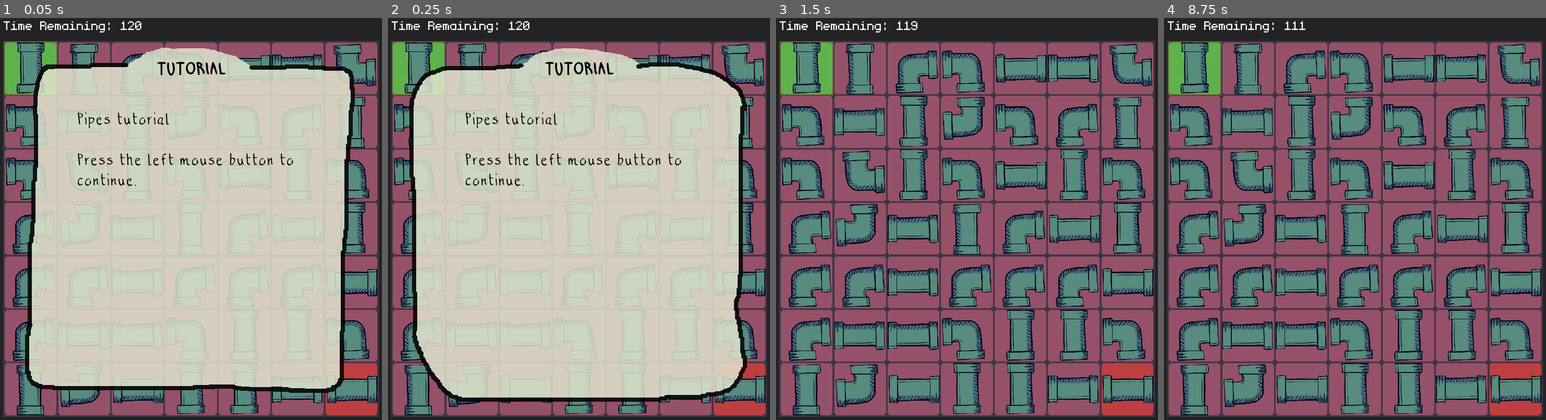
Above: before the commit, frames 1-4 (left to right).
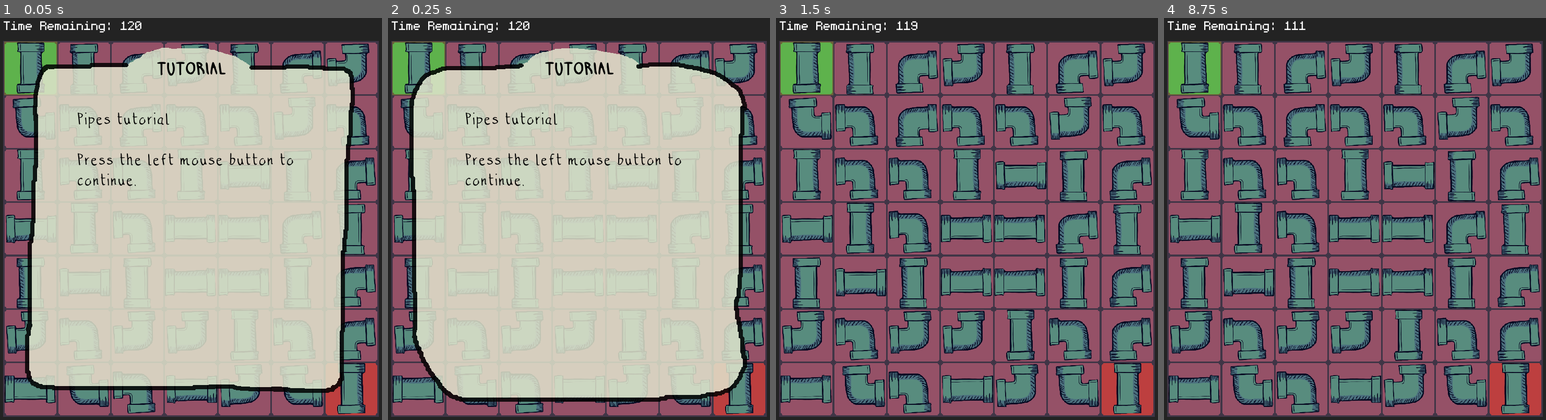
Above: after the commit, the same moments.

Repository: alessandrobason/ASGJam
Game: Godot game, scene res://Scenes/Pipes.tscn
Same seed, same stepped clock (60 frames per second), same inputs: the game is played once before the commit and once after it. The project has no main scene, so this scene is started directly.
Inputs (mouse positions are in pixels of both pictures, inside the frame that each line leads up to):
- Up to frame 1 (0.05 s): no input
- Up to frame 2 (0.25 s): no input
- Up to frame 3 (1.5 s): move the mouse to (1058, 198) at 0.52 s; click (1058, 198) at 0.6 s; tap Enter at 1.25 s; move the mouse to (882, 239) at 1.27 s; click (882, 239) at 1.35 s
- Up to frame 4 (8.75 s): tap Space (space_bar) at 2, 3.5, 4.35, 5 s; move the mouse to (1397, 126) at 2.02 s; hold Space (space_bar) 2.03-2.78 s; click (1397, 126) at 2.3 s; tap Enter at 2.75, 4.25 s; move the mouse to (1335, 303) at 2.77 s; click (1335, 303) at 2.85 s; move the mouse to (1481, 279) at 3.52 s; click (1481, 279) at 3.6 s; move the mouse to (1228, 154) at 4.27 s; click (1228, 154) at 4.55 s; move the mouse to (1374, 219) at 5.02 s; click (1374, 219) at 5.1 s; move the mouse to (1293, 114) at 5.77 s; click (1293, 114) at 5.85 s; move the mouse to (1446, 198) at 6.52 s; hold Space (space_bar) 6.53-7.28 s; click (1446, 198) at 6.8 s; move the mouse to (1270, 239) at 7.27 s; click (1270, 239) at 7.35 s; move the mouse to (1397, 126) at 8.02 s; click (1397, 126) at 8.1 s

The runs differ from the first frame. In frame 1, 9.1% of the frame differs, in the area x 1-99%, y 6-99%; in frame 2, 7.2%; in frame 3, 36%; in frame 4, 36%.

Commit message:
added ending screens

Diff:
--- /dev/null
+++ b/game/Assets/Fonts/artbook_text.tres
@@ -0,0 +1,7 @@
+[gd_resource type="DynamicFont" load_steps=2 format=2]
+
+[ext_resource path="res://Assets/Fonts/Artbook-Regular.ttf" type="DynamicFontData" id=1]
+
+[resource]
+size = 48
+font_data = ExtResource( 1 )
--- /dev/null
+++ b/game/Assets/Fonts/artbook_title.tres
@@ -0,0 +1,8 @@
+[gd_resource type="DynamicFont" load_steps=2 format=2]
+
+[ext_resource path="res://Assets/Fonts/Artbook-Regular.ttf" type="DynamicFontData" id=1]
+
+[resource]
+size = 48
+outline_size = 1
+font_data = ExtResource( 1 )
--- a/game/Scenes/Capture.tscn
+++ b/game/Scenes/Capture.tscn
@@ -13,6 +13,7 @@
 [ext_resource path="res://Scenes/DavePreFab/co2_molecule.tscn" type="PackedScene" id=11]
 [ext_resource path="res://Scripts/Capture/balls.gd" type="Script" id=12]
 [ext_resource path="res://Scenes/DavePreFab/tutorial.tscn" type="PackedScene" id=13]
+[ext_resource path="res://Scenes/DavePreFab/ending.tscn" type="PackedScene" id=14]
 
 [sub_resource type="RectangleShape2D" id=2]
 extents = Vector2( 700, 700 )
@@ -209,4 +210,6 @@
 
 Press the left mouse button to continue."
 
+[node name="ending" parent="." instance=ExtResource( 14 )]
+
 [connection signal="body_exited" from="playable_area" to="playable_area" method="_on_playable_area_body_exited"]
--- /dev/null
+++ b/game/Scenes/DavePreFab/ending.tscn
@@ -0,0 +1,57 @@
+[gd_scene load_steps=5 format=2]
+
+[ext_resource path="res://Assets/Textures/ending.png" type="Texture" id=1]
+[ext_resource path="res://Scripts/ending.gd" type="Script" id=2]
+[ext_resource path="res://Assets/Fonts/artbook_text.tres" type="DynamicFont" id=3]
+[ext_resource path="res://Assets/Fonts/artbook_title.tres" type="DynamicFont" id=4]
+
+[node name="ending" type="Control"]
+pause_mode = 2
+margin_left = 98.0
+margin_top = 155.0
+margin_right = 138.0
+margin_bottom = 195.0
+script = ExtResource( 2 )
+__meta__ = {
+"_edit_group_": true,
+"_edit_use_anchors_": false
+}
+success_text = "Success
+
+Press the escape button to return to the main menu"
+failure_text = "Failure
+
+Press the escape mouse button to return to the main menu"
+
+[node name="Sprite" type="Sprite" parent="."]
+modulate = Color( 1, 1, 1, 0.847059 )
+texture = ExtResource( 1 )
+centered = false
+hframes = 4
+
+[node name="Title" type="Label" parent="."]
+margin_left = 325.417
+margin_top = 124.611
+margin_right = 458.417
+margin_bottom = 171.611
+custom_fonts/font = ExtResource( 4 )
+text = "Finished"
+align = 1
+valign = 1
+__meta__ = {
+"_edit_use_anchors_": false
+}
+
+[node name="inner_text" type="Label" parent="."]
+margin_left = 179.0
+margin_top = 211.0
+margin_right = 628.0
+margin_bottom = 460.0
+custom_fonts/font = ExtResource( 3 )
+text = "Failure
+
+Press the escape mouse button to return to the main menu"
+autowrap = true
+__meta__ = {
+"_edit_use_anchors_": false
+}
--- a/game/Scenes/DavePreFab/tutorial.tscn
+++ b/game/Scenes/DavePreFab/tutorial.tscn
@@ -1,17 +1,9 @@
-[gd_scene load_steps=6 format=2]
+[gd_scene load_steps=5 format=2]
 
 [ext_resource path="res://Assets/Textures/tutorial.png" type="Texture" id=1]
-[ext_resource path="res://Assets/Fonts/Artbook-Regular.ttf" type="DynamicFontData" id=2]
+[ext_resource path="res://Assets/Fonts/artbook_text.tres" type="DynamicFont" id=2]
 [ext_resource path="res://Scripts/tutorial.gd" type="Script" id=3]
-
-[sub_resource type="DynamicFont" id=1]
-size = 48
-outline_size = 1
-font_data = ExtResource( 2 )
-
-[sub_resource type="DynamicFont" id=2]
-size = 48
-font_data = ExtResource( 2 )
+[ext_resource path="res://Assets/Fonts/artbook_title.tres" type="DynamicFont" id=4]
 
 [node name="tutorial" type="Control"]
 pause_mode = 2
@@ -35,7 +27,7 @@
 margin_top = 88.199
 margin_right = 585.941
 margin_bottom = 135.199
-custom_fonts/font = SubResource( 1 )
+custom_fonts/font = ExtResource( 4 )
 text = "TUTORIAL"
 align = 1
 valign = 1
@@ -49,7 +41,7 @@
 margin_top = 207.0
 margin_right = 772.0
 margin_bottom = 751.0
-custom_fonts/font = SubResource( 2 )
+custom_fonts/font = ExtResource( 2 )
 autowrap = true
 __meta__ = {
 "_edit_use_anchors_": false
--- a/game/Scenes/Funnel.tscn
+++ b/game/Scenes/Funnel.tscn
@@ -7,6 +7,7 @@
 [ext_resource path="res://Assets/Fonts/monogram.tres" type="DynamicFont" id=5]
 [ext_resource path="res://Assets/Textures/background_furnace.png" type="Texture" id=6]
 [ext_resource path="res://Scenes/DavePreFab/tutorial.tscn" type="PackedScene" id=7]
+[ext_resource path="res://Scenes/DavePreFab/ending.tscn" type="PackedScene" id=8]
 
 [sub_resource type="RectangleShape2D" id=1]
 extents = Vector2( 24.7097, 129.242 )
@@ -93,4 +94,6 @@
 
 Press the left mouse button to continue"
 
+[node name="ending" parent="." instance=ExtResource( 8 )]
+
 [connection signal="body_entered" from="Control/Funnel" to="." method="_on_Funnel_body_entered"]
--- a/game/Scenes/Pipes.tscn
+++ b/game/Scenes/Pipes.tscn
@@ -7,6 +7,7 @@
 [ext_resource path="res://Scripts/pipes/Pipes.gd" type="Script" id=5]
 [ext_resource path="res://Assets/Fonts/monogram.tres" type="DynamicFont" id=6]
 [ext_resource path="res://Scenes/DavePreFab/tutorial.tscn" type="PackedScene" id=7]
+[ext_resource path="res://Scenes/DavePreFab/ending.tscn" type="PackedScene" id=8]
 
 [sub_resource type="TileSet" id=1]
 0/name = "pipe_drawn.png 0"
@@ -74,3 +75,5 @@
 tutorial_text = "Pipes tutorial
 
 Press the left mouse button to continue."
+
+[node name="ending" parent="." instance=ExtResource( 8 )]
--- a/game/Scripts/Capture/Capture.gd
+++ b/game/Scripts/Capture/Capture.gd
@@ -5,18 +5,19 @@
 
 onready var score_text = $VBoxContainer/score
 onready var time_text = $VBoxContainer/time
+onready var ending = $ending
 
 func _process(delta):
 	time -= delta
 	if time <= 0:
-		print("game finished")
+		ending.open(false)
 	update_text()
 
 func _on_Collected():
 	print("collected")
 	count -= 1
 	if count == 0:
-		print("YESS")
+		ending.open(true)
 
 func update_text():
 	time_text.text = "Time %d" % time
--- /dev/null
+++ b/game/Scripts/ending.gd
@@ -0,0 +1,56 @@
+tool
+extends Control
+
+export(String, MULTILINE) var success_text setget set_success_text
+export(String, MULTILINE) var failure_text setget set_failure_text
+
+onready var spr = $Sprite
+
+const frame_time := 0.2
+var cur_time := 0.0
+const num_frame := 4
+var cur_frame := 0
+
+func _ready():
+	if not Engine.editor_hint:
+		visible = false
+
+#	if not Engine.editor_hint:
+#		open(false)
+
+func _process(delta):
+	if not Engine.editor_hint and visible:
+		cur_time += delta
+		while cur_time >= frame_time:
+			cur_time -= frame_time
+			cur_frame = (cur_frame + 1) % num_frame
+			spr.frame = cur_frame
+
+		if Input.is_action_just_pressed("exit"):
+			close()
+
+func open(success: bool) -> void:
+	if success: set_text(success_text)
+	else: set_text(failure_text)
+	visible = true
+	get_tree().paused = true
+
+func close():
+	if not Engine.editor_hint:
+		get_tree().paused = false
+		get_tree().quit()
+
+func set_success_text(text):
+	success_text = text
+	set_text(text)
+
+func set_failure_text(text):
+	failure_text = text
+	set_text(text)
+
+func set_text(text):
+	# for some reason godot (in editor) doesn't find the children?
+	# so just check for good measure, this is never a problem at
+	# runtime
+	if len(get_children()) > 0:
+		get_child(2).text = text
--- a/game/Scripts/funnel/FunnelMain.gd
+++ b/game/Scripts/funnel/FunnelMain.gd
@@ -5,6 +5,7 @@
 
 onready var score_label = $GridContainer/score
 onready var time_label  = $GridContainer/time
+onready var ending = $ending
 
 func _ready():
 	update_text()
@@ -12,7 +13,7 @@
 func _process(delta):
 	time -= delta
 	if time <= 0.0:
-		print("game finished")
+		ending.open(false)
 		time = 0.0
 	update_time_text()
 
@@ -29,7 +30,7 @@
 func add_caught():
 	remaining -= 1
 	if remaining == 0:
-		print("game finished")
+		ending.open(true)
 	update_score_text()
 
 func _on_Funnel_body_entered(_body):
--- a/game/Scripts/pipes/Pipes.gd
+++ b/game/Scripts/pipes/Pipes.gd
@@ -2,6 +2,8 @@
 
 export var time := 50.0
 onready var time_label = $time
+
+onready var ending = $ending
 
 func _ready():
 	update_text()
@@ -9,8 +11,7 @@
 func _process(delta):
 	time -= delta
 	if time <= 0.0:
-		print("game finished")
-		pass
+		ending.open(false)
 	else:
 		update_text()
 
--- a/game/Scripts/pipes/TileMap.gd
+++ b/game/Scripts/pipes/TileMap.gd
@@ -1,4 +1,6 @@
 extends TileMap
+
+onready var ending = get_node("../../ending")
 
 const map_size := Vector2(7, 7)
 
@@ -45,7 +47,7 @@
 			if Input.is_action_just_pressed("mouse_l"):
 				if is_modifiable(rel_pos.x, rel_pos.y):
 					rotate_cell(rel_pos.x, rel_pos.y)
-					if(check_path()): print("path found")
+					if(check_path()): ending.open(true)
 					else: print("path not found")
 
 func _notification(what):
@@ -149,8 +151,6 @@
 
 func make_random_path():
 	var index: int = rng.randi() % len(possible_paths)
-	print("path ", index)
-	index = 5
 	var path = possible_paths[index]
 
 	var w := int(map_size.x)
--- a/game/project.godot
+++ b/game/project.godot
@@ -32,6 +32,11 @@
 "events": [ Object(InputEventMouseButton,"resource_local_to_scene":false,"resource_name":"","device":0,"alt":false,"shi …(212 unchanged characters)…
  ]
 }
+exit={
+"deadzone": 0.5,
+"events": [ Object(InputEventKey,"resource_local_to_scene":false,"resource_name":"","device":0,"alt":false,"shift":false,"control":false,"meta":false,"command":false,"pressed":false,"scancode":16777217,"unicode":0,"echo":false,"script":null)
+ ]
+}
 
 [physics]
 
Binary file added: game/Assets/Textures/ending.png
Not shown, added: game/Assets/Textures/ending.png.import
Not shown: 1 places in game/Scenes/Capture.tscn that only renumber resources
Not shown: 1 places in game/Scenes/Funnel.tscn that only renumber resources
Not shown: 1 places in game/Scenes/Pipes.tscn that only renumber resources
